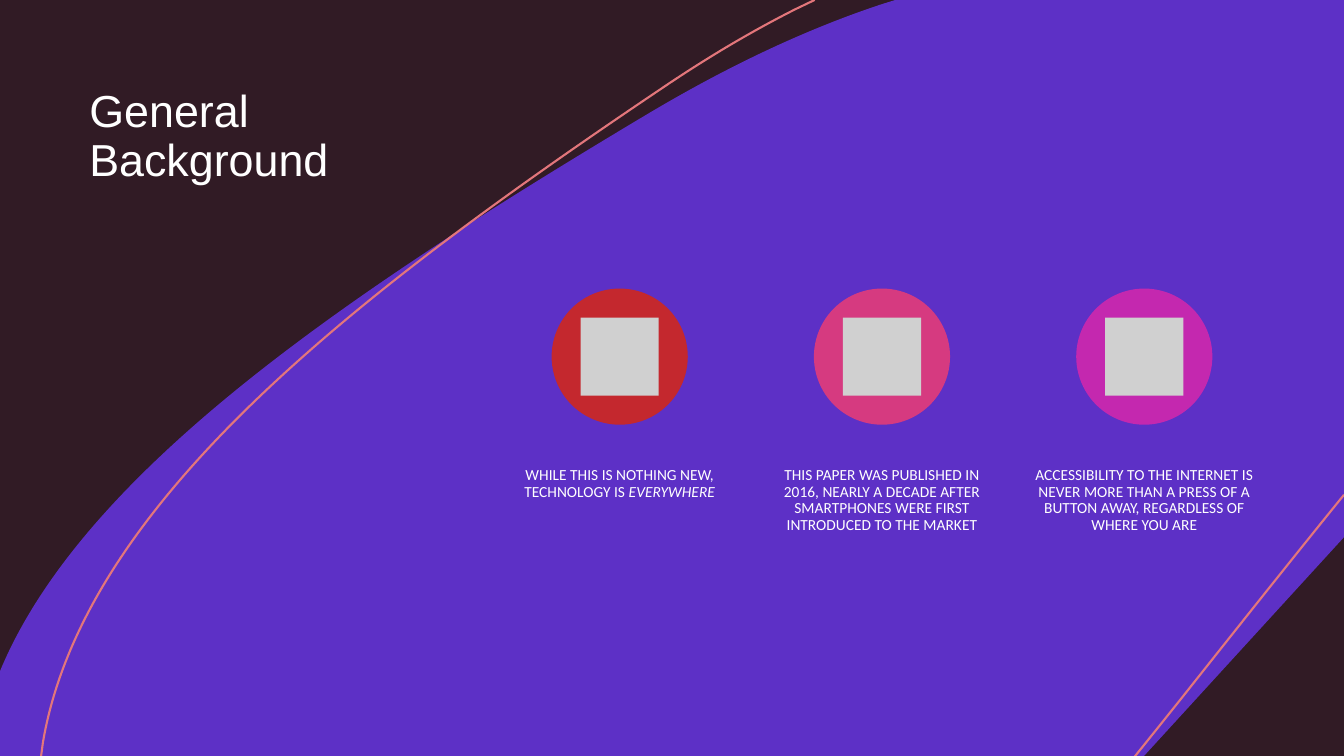
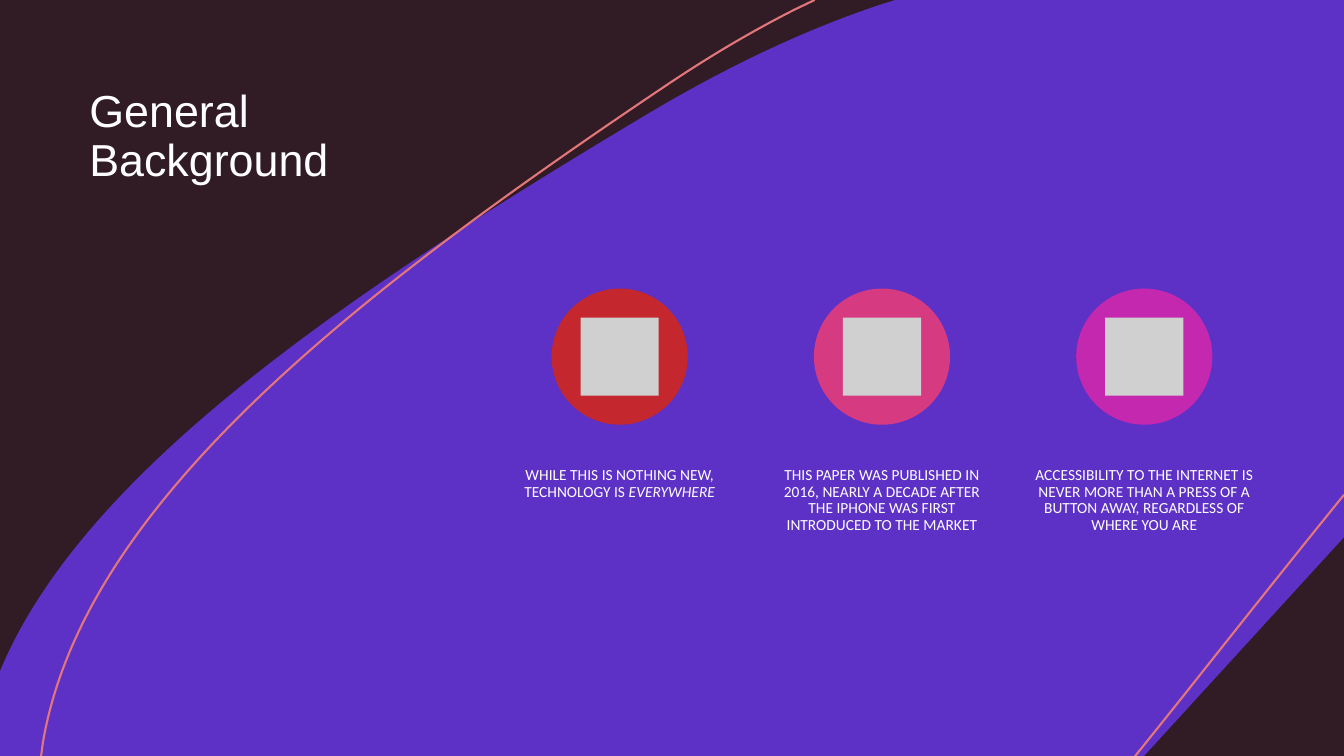
Before and after one commit to jgreenberg5342/SP22, a slide deck: slide 2 of AHCI/AHCI_Paper_Presentation.pptx. Drawn at 1344x756 pixels with LibreOffice and Linux fonts; fonts in the diff are those of the drawing; grey boxes stand for pictures. Boxes give left, top, right and bottom in pixels: in the first picture for what was removed or moved away, otherwise in the second. Text is boxed around its words. In the diff, an @@ line names an element or a change of style, - is before the commit and + after.

```diff
--- a/AHCI/AHCI_Paper_Presentation.pptx
+++ b/AHCI/AHCI_Paper_Presentation.pptx
@@ text at (x1=784, y1=470, x2=979, y2=530): text changed @@
-THIS PAPER WAS PUBLISHED IN 2016, NEARLY A DECADE AFTER SMARTPHONES WERE FIRST INTRODUCED TO THE MARKET
+THIS PAPER WAS PUBLISHED IN 2016, NEARLY A DECADE AFTER THE IPHONE WAS FIRST INTRODUCED TO THE MARKET
```
Also in this commit, not shown: 3 other slides changed, 1 slide added.
